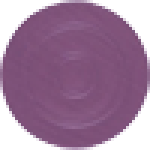
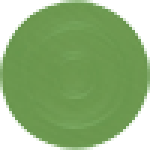
Two versions of the same layered image (w=150, h=150). Layer-by-layer changes:
pixels changed over [0, 0, 150, 150] (layer not identified)
